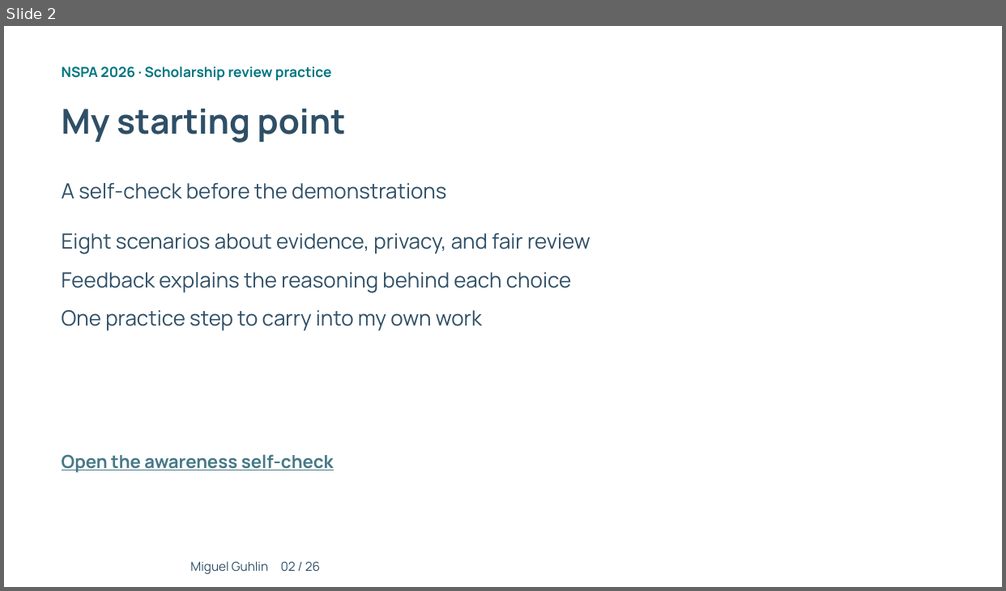
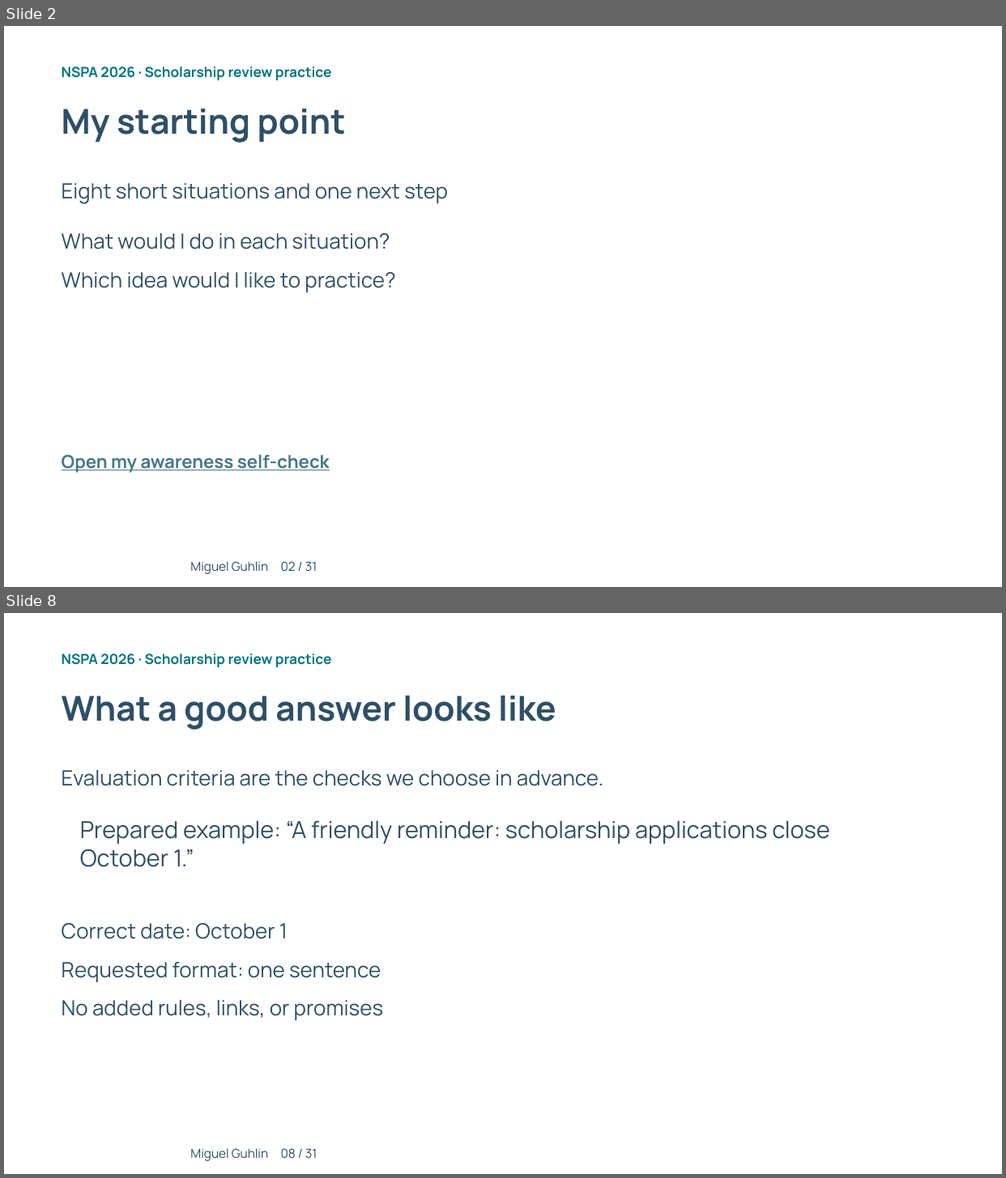
Before and after one commit to mguhlin/nspa, a slide deck: 2026/p/slides/ai-prompting-scholarship-review.pptx. Shown one above the other, each under a label of ours: slide 2 before the commit, slides 2 and 8 after it; the slides between them are not shown. The pictures are 1006x591 and 1006x1178 pixels, drawn with LibreOffice and Linux fonts; fonts in the diff are those of the drawing; background and template pictures are left out. Boxes give left, top, right and bottom in pixels: in the first picture for what was removed or moved away, otherwise in the second. Text is boxed around its words. In the diff, an @@ line names an element or a change of style, - is before the commit and + after.

Commit message:
Simplify AI practice and assessment with introductory concepts and pictures

```diff
--- a/2026/p/slides/ai-prompting-scholarship-review.pptx
+++ b/2026/p/slides/ai-prompting-scholarship-review.pptx
@@ slide 8 added at bbox=[4, 613, 1002, 1174], background picture (left out) @@
@@ text added at bbox=[62, 653, 331, 667], 13.5 pt, text #007681, bold @@
+NSPA 2026 · Scholarship review practice
@@ text added at bbox=[62, 696, 556, 730], 33 pt, text #2E4F66, bold @@
+What a good answer looks like
@@ text added at bbox=[62, 770, 603, 786], 20.2 pt, text #2E4F66 @@
+Evaluation criteria are the checks we choose in advance.
@@ text added at bbox=[80, 820, 829, 867], 22.5 pt, text #2E4F66 @@
+Prepared example: “A friendly reminder: scholarship applications close October 1.”
@@ text added at bbox=[62, 923, 288, 939], 20.2 pt, text #2E4F66 @@
+Correct date: October 1
@@ text added at bbox=[62, 962, 381, 982], 20.2 pt, text #2E4F66 @@
+Requested format: one sentence
@@ text added at bbox=[62, 1000, 383, 1021], 20.2 pt, text #2E4F66 @@
+No added rules, links, or promises
@@ text added at bbox=[190, 1148, 317, 1161], 12 pt, text #2E4F66 @@
+Miguel Guhlin 08 / 31
@@ slide 2 changed as well @@
@@ text at bbox=[62, 183, 448, 204]: text changed @@
-A self-check before the demonstrations
+Eight short situations and one next step
@@ text at bbox=[62, 233, 390, 250]: text changed @@
-Eight scenarios about evidence, privacy, and fair review
+What would I do in each situation?
@@ text at bbox=[62, 272, 395, 292]: text changed @@
-Feedback explains the reasoning behind each choice
+Which idea would I like to practice?
@@ text removed at bbox=[62, 310, 482, 331] @@
-One practice step to carry into my own work
@@ text at bbox=[62, 454, 330, 473]: text changed @@
-Open the awareness self-check
+Open my awareness self-check
@@ text at bbox=[190, 561, 317, 574]: text changed @@
-Miguel Guhlin 02 / 26
+Miguel Guhlin 02 / 31
```
Also in this commit, not shown: 8 other slides changed, 21 other slides added, 17 slides removed, 33 other files.
